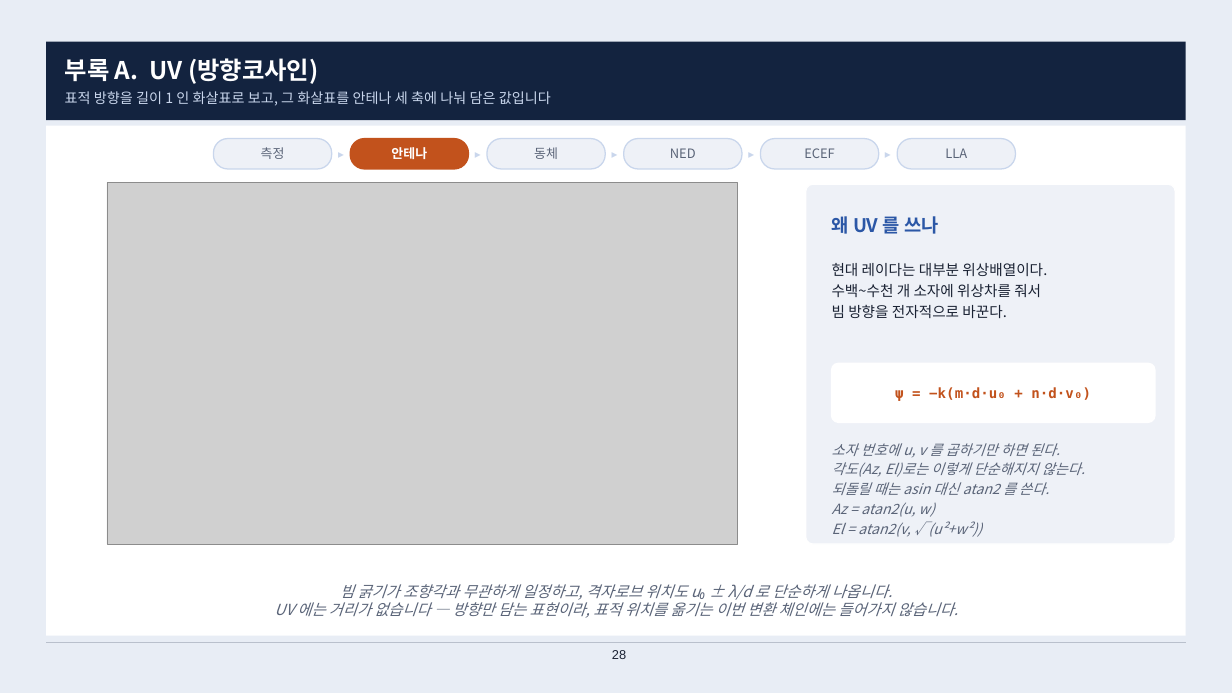
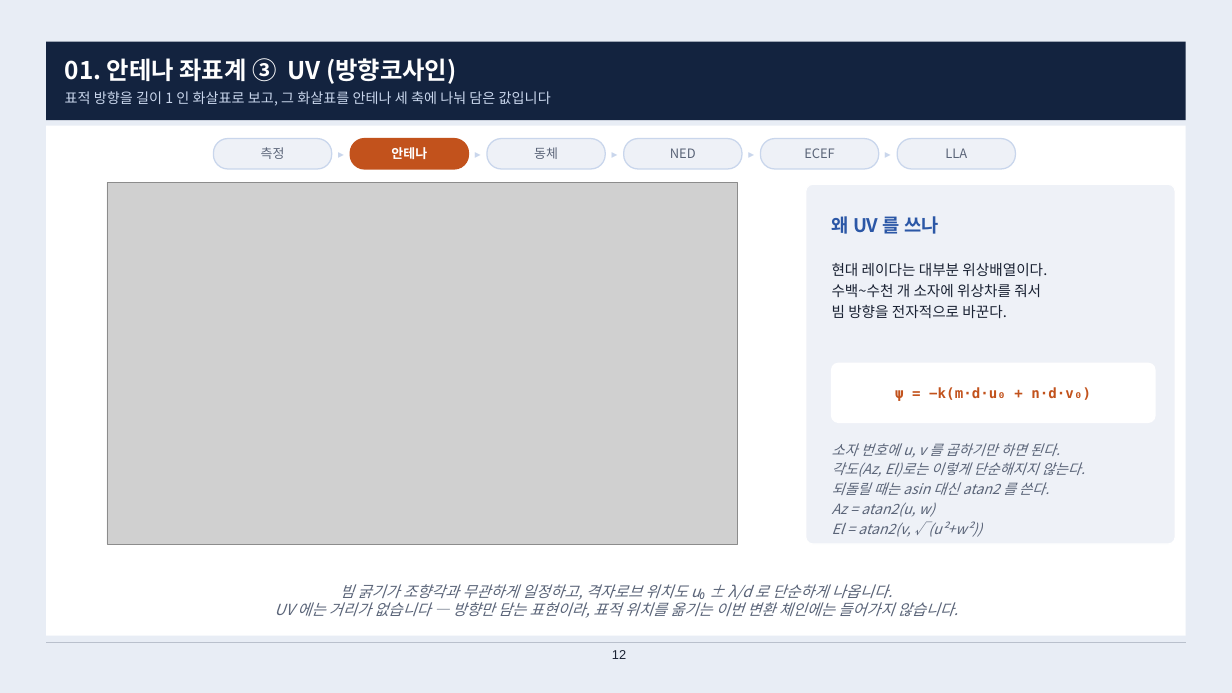
Before and after one commit to harley-hwan/IpcProc, a slide deck: slide 12 of Part2_CoordFrames/ref/산출물/Chapter2_coordinate_systems.pptx (slide 28 before the commit). Drawn at 1232x693 pixels with LibreOffice and Linux fonts; fonts in the diff are those of the drawing; grey boxes stand for pictures. Boxes give left, top, right and bottom in pixels: in the first picture for what was removed or moved away, otherwise in the second. Text is boxed around its words. In the diff, an @@ line names an element or a change of style, - is before the commit and + after.

```diff
--- a/Part2_CoordFrames/ref/산출물/Chapter2_coordinate_systems.pptx
+++ b/Part2_CoordFrames/ref/산출물/Chapter2_coordinate_systems.pptx
@@ text at bbox=[65, 58, 456, 84]: text changed @@
-부록 A. UV (방향코사인)
+01. 안테나 좌표계 ③ UV (방향코사인)
@@ page number at bbox=[612, 650, 626, 659]: text changed @@
-28
+12
```
Also in this commit, not shown: 6 other slides changed, 1 slide added, 8 other files.
